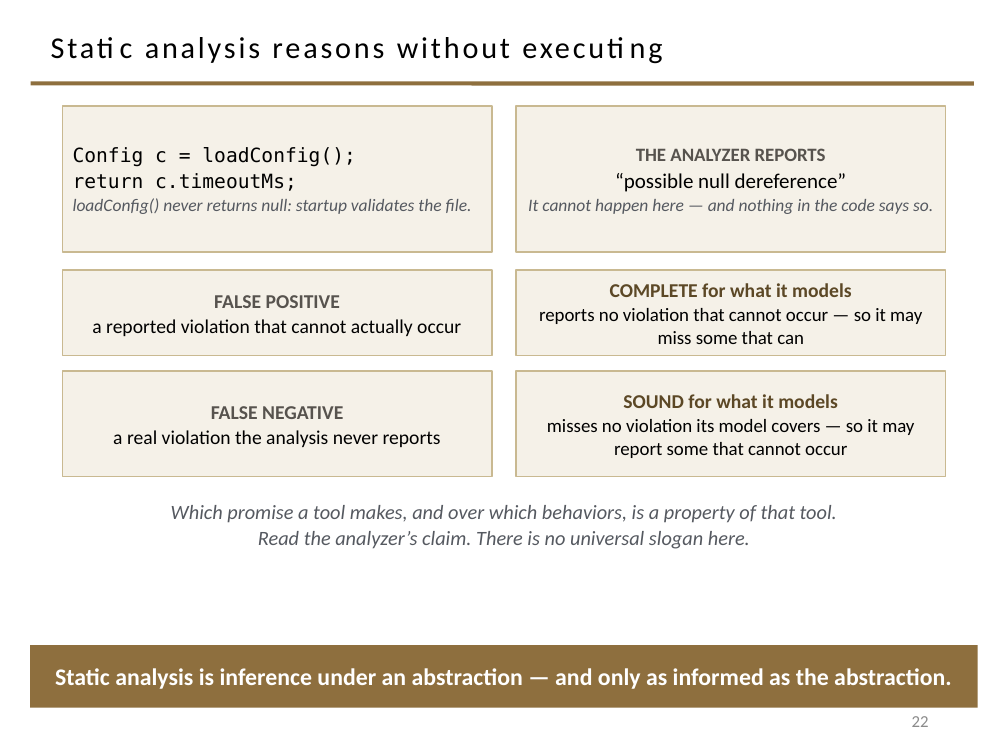
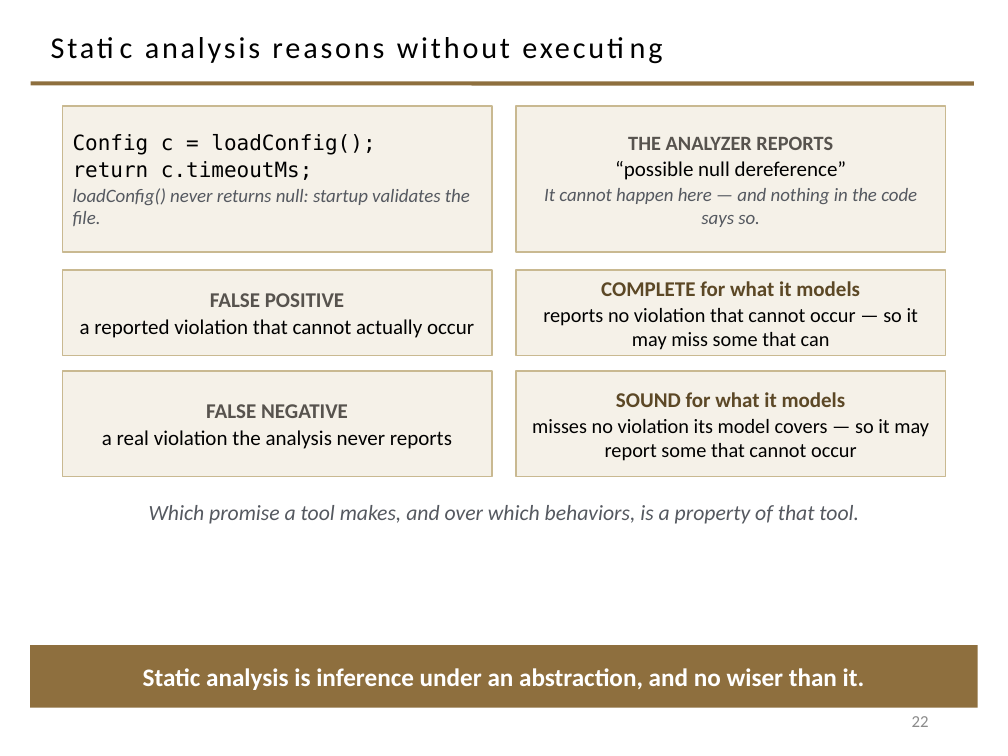
Before and after one commit to davisjam/model-based-agentic-software-engineering, a slide deck: slide 22 of course/lectures/act-1-foundations/08-validation/1-8-Validation.pptx. Drawn at 1008x756 pixels with LibreOffice and Linux fonts; fonts in the diff are those of the drawing; background and template pictures are left out. Boxes give left, top, right and bottom in pixels: in the first picture for what was removed or moved away, otherwise in the second. Text is boxed around its words. In the diff, an @@ line names an element or a change of style, - is before the commit and + after.

```diff
--- a/course/lectures/act-1-foundations/08-validation/1-8-Validation.pptx
+++ b/course/lectures/act-1-foundations/08-validation/1-8-Validation.pptx
@@ rectangle "Config c = loadConfig();" at (62,106,492,252): size 14 to 15 pt in "Config c = loadConfig();", "return c.timeoutMs;"; size 12.5 to 13.5 pt in "loadConfig() never returns null: startup validates the ..." @@
@@ text in rectangle at (544,136,917,227): size 13.5 to 14.5 pt in "THE ANALYZER REPORTS"; size 12.5 to 13.5 pt in "It cannot happen here — and nothing ..." @@
@@ rectangle "FALSE POSITIVE" at (62,270,492,356): size 14 to 15 pt @@
@@ rectangle "COMPLETE for what it models" at (516,270,946,356): size 14 to 15 pt in "COMPLETE for what it models"; size 13.5 to 14.5 pt in "reports no violation that cannot occur — ..." @@
@@ rectangle "FALSE NEGATIVE" at (62,371,492,477): size 14 to 15 pt @@
@@ rectangle "SOUND for what it models" at (516,371,946,477): size 14 to 15 pt in "SOUND for what it models"; size 13.5 to 14.5 pt in "misses no violation its model covers — ..." @@
@@ text "Which promise a tool makes, ..." at (149,505,859,524): size 14.5 to 15.5 pt @@
@@ text at (258,531,750,549): paragraph removed @@
-Read the analyzer’s claim. There is no universal slogan here.
@@ text in rectangle at (143,668,865,690): text changed; size 17 to 18 pt @@
-Static analysis is inference under an abstraction — and only as informed as the abstraction.
+Static analysis is inference under an abstraction, and no wiser than it.
```
Also in this commit, not shown: 22 other slides changed, 15 slides added, 7 slides removed.
